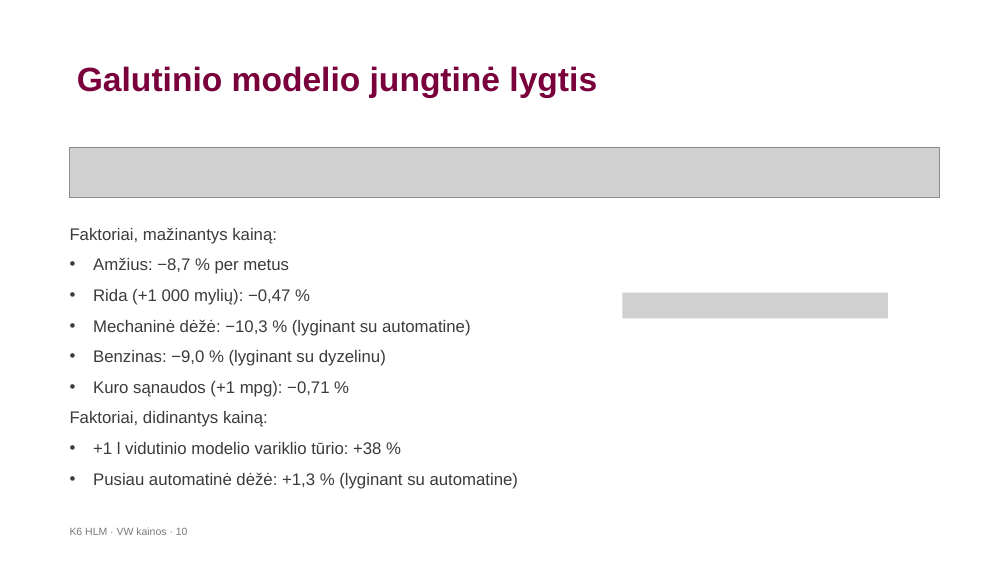
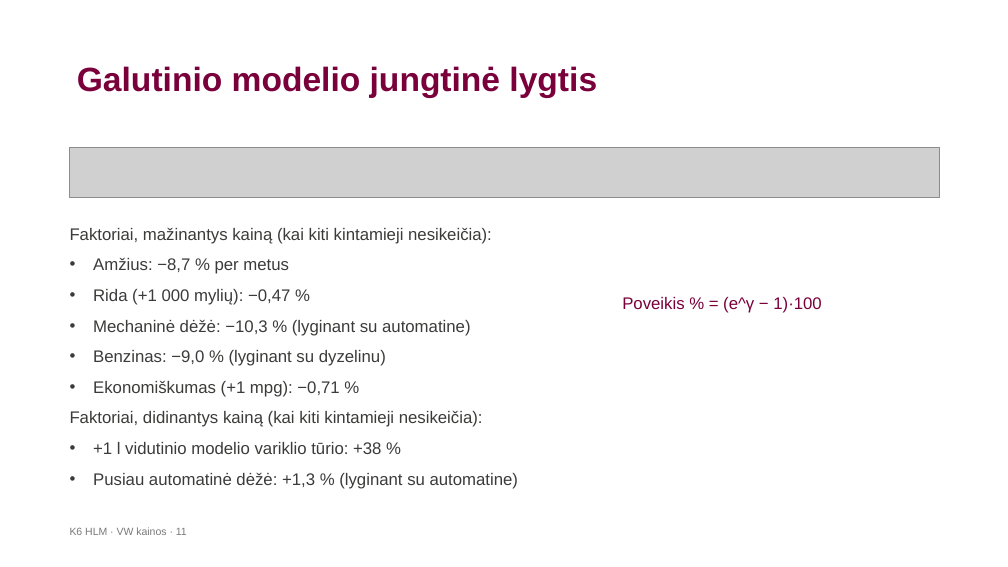
Before and after one commit to LidijaPu/K6, a slide deck: slide 11 of K6_HLM_VW_pristatymas_.pptx (slide 10 before the commit). Drawn at 1008x567 pixels with LibreOffice and Linux fonts; fonts in the diff are those of the drawing; grey boxes stand for pictures; background and template pictures are left out. Boxes give left, top, right and bottom in pixels: in the first picture for what was removed or moved away, otherwise in the second. Text is boxed around its words. In the diff, an @@ line names an element or a change of style, - is before the commit and + after.

```diff
--- a/K6_HLM_VW_pristatymas_.pptx
+++ b/K6_HLM_VW_pristatymas_.pptx
@@ text at (70, 227, 492, 244): text changed @@
-Faktoriai, mažinantys kainą:
+Faktoriai, mažinantys kainą (kai kiti kintamieji nesikeičia):
@@ picture removed at (622, 293, 888, 318) @@
@@ text added at (622, 297, 821, 313), 16 pt, text #7A003B @@
+Poveikis % = (e^γ − 1)·100
@@ text at (70, 381, 483, 427): text changed @@
-• Kuro sąnaudos (+1 mpg): −0,71 %
-Faktoriai, didinantys kainą:
+• Ekonomiškumas (+1 mpg): −0,71 %
+Faktoriai, didinantys kainą (kai kiti kintamieji nesikeičia):
@@ text at (70, 527, 187, 535): text changed @@
-K6 HLM · VW kainos · 10
+K6 HLM · VW kainos · 11
```
Also in this commit, not shown: 11 other slides changed, 1 slide added, 2 other files.
